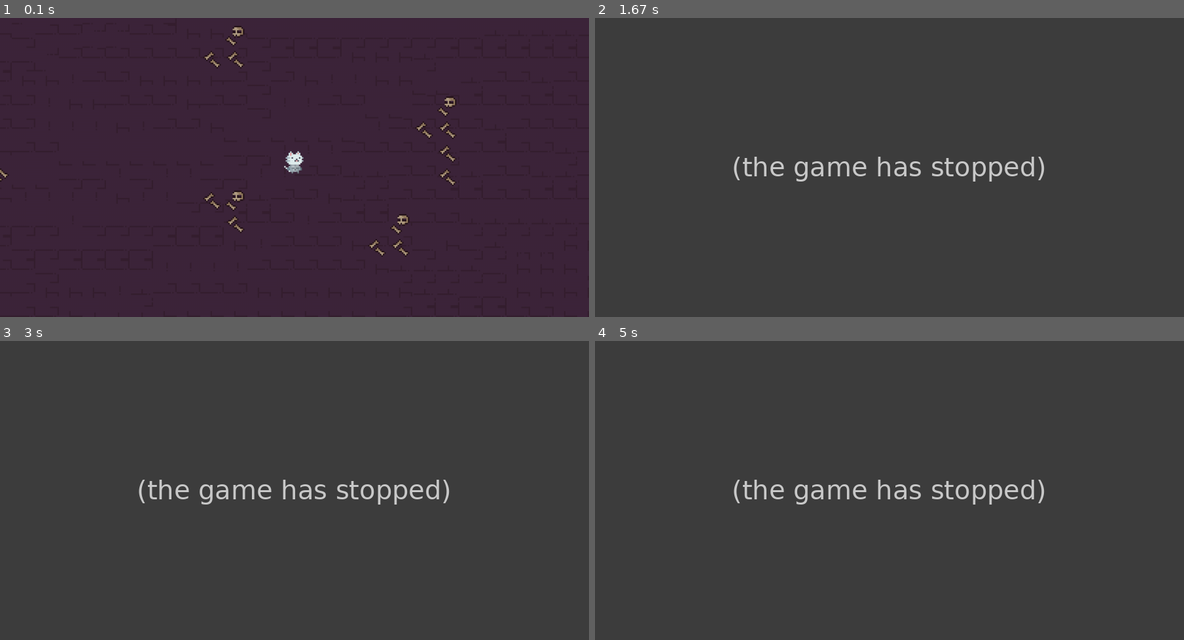
Above: before the commit, frames 1-4 (two rows, left to right).
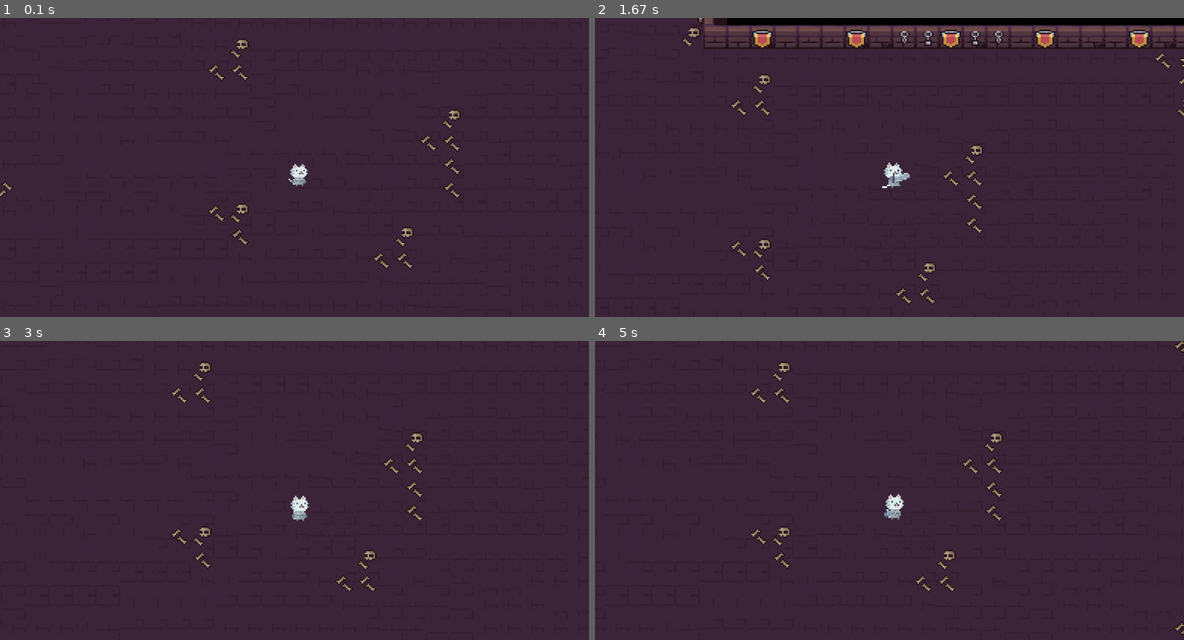
Above: after the commit, the same moments.

Repository: insper-classroom/devlife-23-1-projeto-pygame-luigi_ribolla
Game: pygame game, started from jogo.py
Two runs of this game, one before a commit and one after it. Both use one fixed random seed, a clock stepped at 60 frames per second and the inputs below.
Inputs:
- Up to frame 1 (0.1 s): no input
- Up to frame 2 (1.67 s): tap Space at 0.33, 0.73, 1.03, 1.23, 1.57 s; hold D 0.67-1.13 s; hold W 1.17-1.47 s; hold D from 1.5 s (still down)
- Up to frame 3 (3 s): tap Space at 1.87, 2.07, 2.37, 2.63, 2.97 s; release D at 1.97 s; hold A 2-2.53 s; hold S 2.57-2.87 s; hold A from 2.9 s (still down)
- Up to frame 4 (5 s): tap Space at 3.27, 3.4, 3.8, 4.1, 4.47, 4.87 s; release A at 3.3 s; hold W 3.33-3.7 s; hold D 3.73-4.37 s; hold S 4.4-4.77 s; hold A from 4.8 s (still down)

The runs differ from the first frame. In frame 1, 1.7% of the frame differs, in the area x 0-79%, y 2-85%; in frame 2, 97%; in frame 3, 100%, in the area x 0-100%, y 0-100%; in frame 4, 100%.
Error before the commit: TypeError: '>=' not supported between instances of 'int' and 'method' (hunter.py line 125); the game stopped at 0.33 s (later frames are placeholders)

Commit message:
player animation

Diff:
--- a/hunter.py
+++ b/hunter.py
@@ -7,6 +7,7 @@
         super().__init__(grupos)
 
         self.idle = True
+        self.ataque = False
         self.index = 0
         self.timer = 600
         self.tempo = pg.time.get_ticks()
@@ -21,43 +22,37 @@
 
         self.objetos = objetos
         # indica se o jogador está atacando
-        self.ataque = False
         self.ataque_tempo = pg.time.get_ticks()
-
-        image = self.animations['idle'][self.index].convert_alpha()
-        self.image = pg.transform.scale(image, (48, 72))
+        self.cooldown_atk = 5000
 
         self.rect = self.image.get_rect(topleft = posicao)
         self.hitbox = self.rect.inflate(0, -10)
+        self.frame = 0
 
 
     def hunter_assets(self):
 
         hunter_sprites = "docs/assets/img/hunter/"
 
-        self.animations = {'cima': [], 'baixo': [], 'esquerda': [], 'direita': [],
+        self.animations = {'esquerda': [], 'direita': [],
 
                            'idle': [],
 
-                           'cima_ataque': [], 'baixo_ataque': [], 'esquerda_ataque': [], 'direita_ataque': [],
+                           'esquerda_ataque': [], 'direita_ataque': [],
 
-                           'cima_base': [], 'baixo_base': [], 'esquerda_base': [], 'direita_base': [],}
+                           'esquerda_base': [], 'direita_base': [],}
 
-        if self.idle:
-            for i in range(6):
-                imagem = pg.image.load('docs/assets/img/hunter/idle.png').subsurface([0, i * 24],[16, 24])
-                self.animations['idle'].append(imagem)
+        for i in range(6):
+            imagem = pg.image.load('docs/assets/img/hunter/idle.png').subsurface([0, i * 24],[16, 24])
+            self.animations['idle'].append(imagem)
 
-            t0 = pg.time.get_ticks()
+        self.image = self.animations['idle'][self.index]
 
-            if t0 - self.tempo >= self.timer:
-                self.index += 1
-                self.tempo = t0
+        for i in range(7):
+            imagem = pg.image.load('docs/assets/img/hunter/attack.png').subsurface([0, i * 21],[31, 21])
+            self.animations['direita_ataque'].append(imagem)
 
-                if self.index >= len(self.animations['idle']):
-                    self.index = 0
-
-            self.image = self.animations['idle'][self.index]
+        self.image = self.animations['direita_ataque'][self.index]
 
     def input(self):
         tecla = pg.key.get_pressed()
@@ -81,6 +76,11 @@
         else:
             self.vel = 4
 
+        if self.ataque:
+            self.idle = False
+        else:
+            self.idle = True
+
         # ataque
         if tecla[pg.K_SPACE] and not self.ataque:
             self.ataque = True
@@ -101,8 +101,6 @@
         self.collision("y")
         self.rect.center = self.hitbox.center
 
-
-
     def collision(self, direcao):
         if direcao == "x":
             for objeto in self.objetos:
@@ -119,13 +117,27 @@
                     elif self.direcao.y < 0: # se estiver indo para cima
                         self.hitbox.top = objeto.hitbox.bottom
 
-    def cooldown(self):
-        t0 = pg.time.get_ticks()
+    # def cooldown(self):
+    #     t0 = pg.time.get_ticks()
+    #     if t0 - self.ataque_tempo >= self.cooldown_atk:
+    #         self.ataque = False
+
+    def desenha(self, window: pg.Surface):
+        self.input()
+        self.move(self.vel)
+        # self.cooldown()  # chama o método cooldown antes de verificar o ataque
+        if self.idle:
+            self.image = self.animations['idle'][int(self.frame % len(self.animations['idle']))]
+            self.image = pg.transform.scale(self.image, (48, 72))
+            self.frame += 0.12
+
         if self.ataque:
-            if t0 - self.ataque_tempo >= self.cooldown:
+            if self.frame >= len(self.animations['direita_ataque']):
+                self.frame = 0
                 self.ataque = False
+            self.image = self.animations['direita_ataque'][int(self.frame)]
+            self.image = pg.transform.scale(self.image, (96, 72))
+            self.frame += 0.17
 
-    def desenha(self):
-        self.input()
-        self.cooldown()
-        self.move(self.vel)
+
+        pg.display.update()
--- a/level.py
+++ b/level.py
@@ -33,19 +33,19 @@
                         x = index_coluna * TAMANHO_TILE
                         y = index_linha * TAMANHO_TILE
                         if style == "limite":
-                            Tile((x,y), [ self.objetos], 'invisivel')
+                            Tile((x,y), [self.objetos], 'invisivel')
                         # if style == "detalhes":
                         #     tipo = choice(graficos['detalhes'])
                         #     imagem = pg.transform.scale(tipo, (TAMANHO_TILE, TAMANHO_TILE))
                         #     Tile((x,y), [ self.objetos], 'detalhes', imagem)
 
-        self.hunter = Hunter((1800,2800), [self.sprites], self.objetos)
+        self.hunter = Hunter((1800,2800), self.sprites, self.objetos)
 
 
     def desenha(self):
         self.sprites.custom_draw(self.hunter)
         self.sprites.update()
-        self.hunter.desenha()
+        self.hunter.desenha(self.window)
 
 class Camera(pg.sprite.Group):
     def __init__(self):
